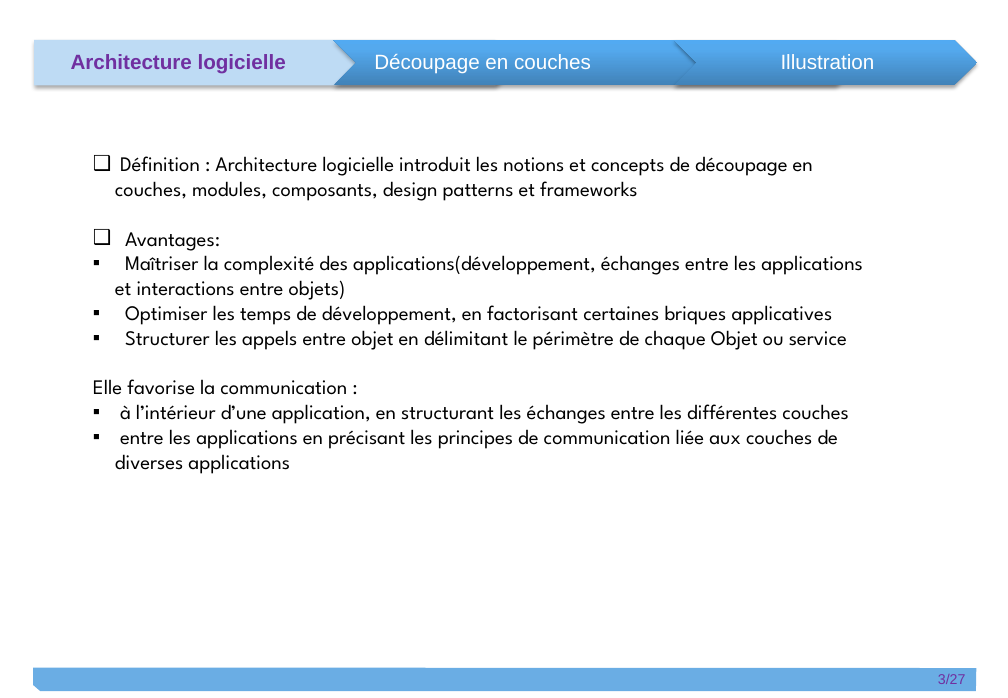
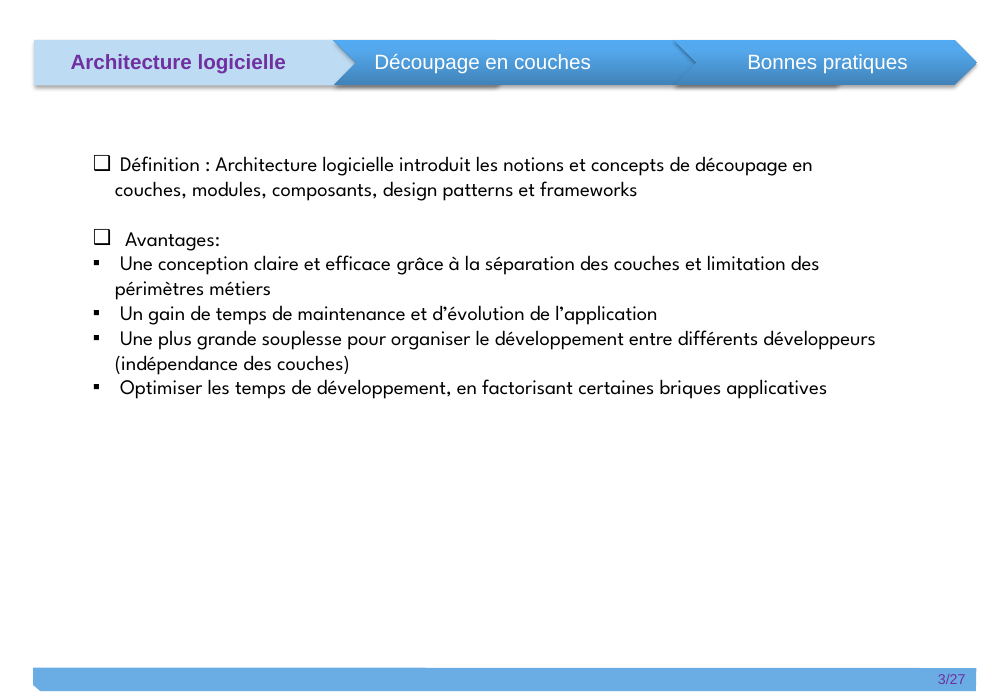
Before and after one commit to git-wylson/kata2, a slide deck: slide 3 of Wylson_Dibinga_Diapo.pptx. Drawn at 1008x698 pixels with LibreOffice and Linux fonts; fonts in the diff are those of the drawing. Boxes give left, top, right and bottom in pixels: in the first picture for what was removed or moved away, otherwise in the second. Text is boxed around its words. In the diff, an @@ line names an element or a change of style, - is before the commit and + after.

```diff
--- a/Wylson_Dibinga_Diapo.pptx
+++ b/Wylson_Dibinga_Diapo.pptx
@@ text at box(747, 54, 908, 74): text changed @@
-Illustration
+Bonnes pratiques
@@ text at box(115, 250, 875, 375): text changed @@
-▪ Maîtriser la complexité des applications(développement, échanges entre les applications et interactions entre objets)
+▪ Une conception claire et efficace grâce à la séparation des couches et limitation des périmètres métiers
+▪ Un gain de temps de maintenance et d’évolution de l’application
+▪ Une plus grande souplesse pour organiser le développement entre différents développeurs (indépendance des couches)
@@ text at box(93, 330, 848, 474): paragraphs removed @@
-▪ Structurer les appels entre objet en délimitant le périmètre de chaque Objet ou service
-Elle favorise la communication :
-▪ à l’intérieur d’une application, en structurant les échanges entre les différentes couches
-▪ entre les applications en précisant les principes de communication liée aux couches de diverses applications
```
Also in this commit, not shown: 4 other slides changed, 2 slides added, 1 slide removed, 10 other files.
